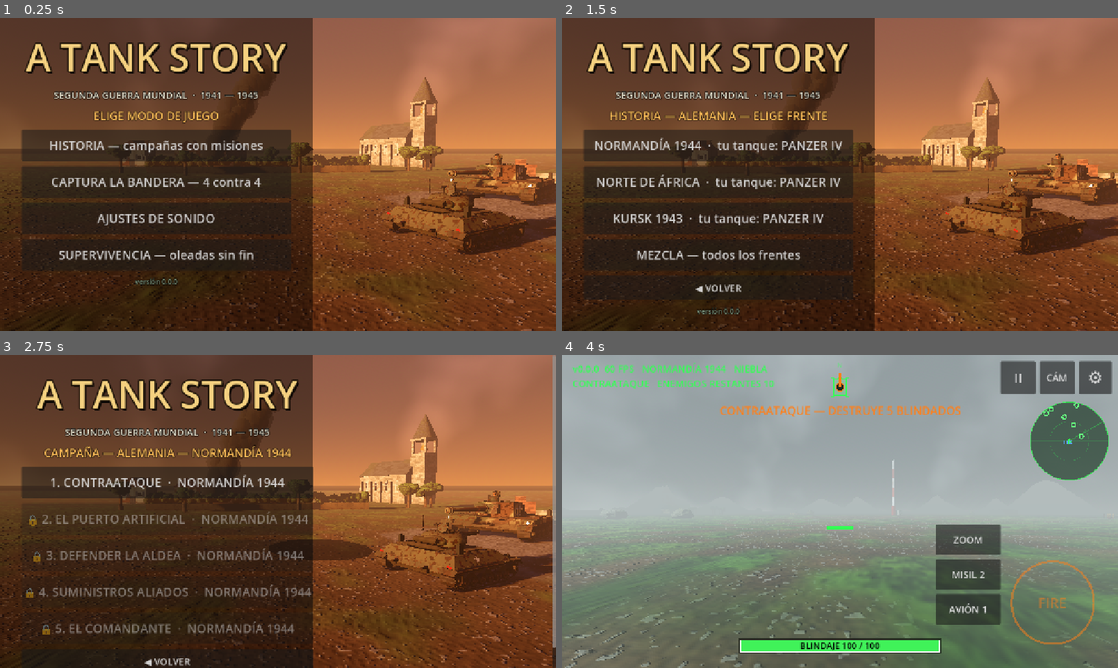
Above: before the commit, frames 1-4 (two rows, left to right).
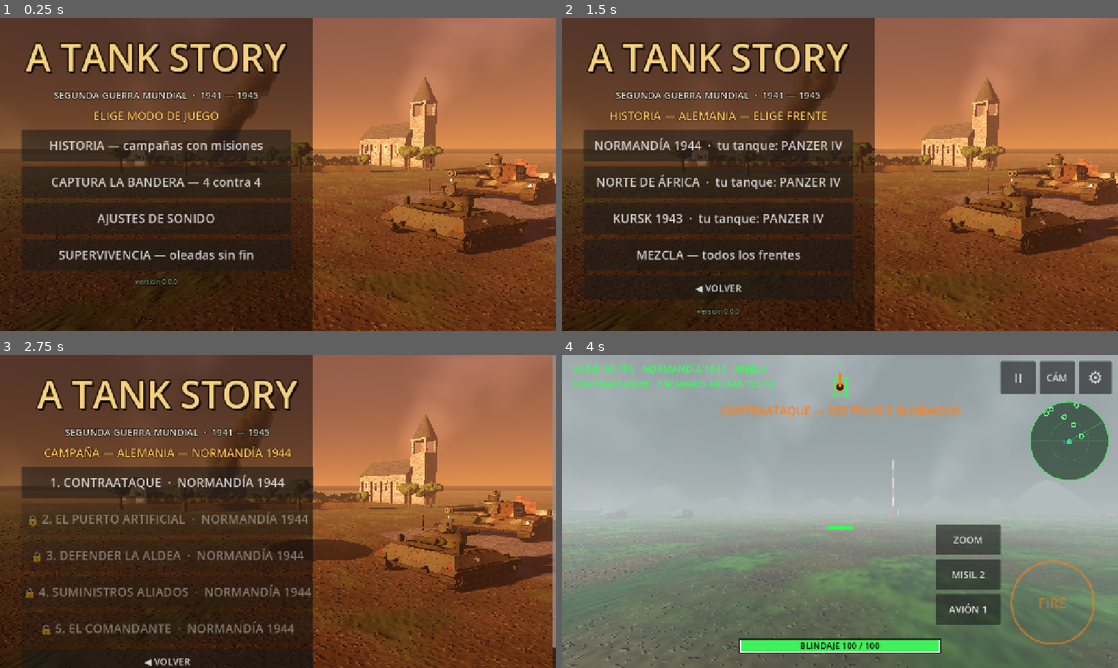
Above: after the commit, the same moments.

Repository: pabloprietorecio-afk/Tank-Ahead
Game: Godot game, scene res://levels/main_menu.tscn
Same seed, same stepped clock (60 frames per second), same inputs: the game is played once before the commit and once after it. Sound files missing from this copy of the repository are replaced by a short silence.
Inputs:
- Up to frame 1 (0.25 s): no input
- Up to frame 2 (1.5 s): click "HISTORIA — campañas con misio…" at 0.5 s; click "ALEMANIA — Wehrmacht" at 1.25 s
- Up to frame 3 (2.75 s): click "NORMANDÍA 1944 · tu tanque: P…" at 2 s
- Up to frame 4 (4 s): click "1. CONTRAATAQUE · NORMANDÍA 1…" at 2.75 s; click "▶ COMENZAR" at 3.5 s

The runs differ from the first frame. In frame 1, 3.1% of the frame differs, in the area x 0-100%, y 27-100%; in frame 2, 2.9%; in frame 3, 2.7%; in frame 4, 1.5%.

Commit message:
Ajustes tras revisar capturas: ladrillo, follaje, tejados, laderas, desgaste
Co-Authored-By: Claude <noreply@anthropic.com>
Claude-Session: https://claude.ai/code/session_01Fzr3mW6JDWw9rXzqnsi7Lz

Diff:
--- a/entities/props/prop_factory.gd
+++ b/entities/props/prop_factory.gd
@@ -57,7 +57,7 @@
 	var walls := VectorMaterials.make_box(size, plaster if plastered else BRICK, 9 if plastered else 2, 1.2)
 	walls.position.y = size.y * 0.5
 	prop.add_child(walls)
-	var plinth := VectorMaterials.make_box(Vector3(size.x + 0.14, 0.55, size.z + 0.14), Color(0.48, 0.46, 0.42), 2, 1.4)
+	var plinth := VectorMaterials.make_box(Vector3(size.x + 0.14, 0.55, size.z + 0.14), Color(0.48, 0.46, 0.42), 2, 2.0)
 	plinth.position.y = 0.275
 	prop.add_child(plinth)
 	var roof_color: Color = ROOF if randf() < 0.7 else Color(0.27, 0.28, 0.31)
@@ -305,7 +305,7 @@
 	var walls := VectorMaterials.make_box(size, Color(0.42, 0.3, 0.18), 11, 1.6)
 	walls.position.y = size.y * 0.5
 	prop.add_child(walls)
-	var roof := VectorMaterials.make_outlined(_roof, Color(0.3, 0.3, 0.28), Color(0.2, 0.2, 0.18), 6, 0.5)
+	var roof := VectorMaterials.make_outlined(_roof, Color(0.36, 0.33, 0.28), Color(0.2, 0.18, 0.15), 5, 0.6)
 	roof.scale = Vector3(size.x * 1.18, size.y * 0.7, size.z * 1.12)
 	roof.position.y = size.y + size.y * 0.35
 	prop.add_child(roof)
--- a/entities/tank/tank_model.gd
+++ b/entities/tank/tank_model.gd
@@ -620,8 +620,8 @@
 			_marking(side_height * 0.8)
 	# Sobre la cubierta trasera, entre las rejillas.
 	var rear_top: float = _rear - (0.5 * k if stats.sloped else 0.15 * k)
-	var free: float = rear_top - (_turret_pos.z + _turret_size.z * 0.55)
-	if free > 0.55 * k and not stats.casemate:
+	var free: float = rear_top - (_turret_pos.z + _turret_size.z * 0.5 + (0.42 * k if stats.nation == "DE" else 0.2 * k))
+	if free > 0.5 * k and not stats.casemate:
 		g.at(Vector3(0.0, deck + 0.012 * k, rear_top - free * 0.5), Vector3(-PI * 0.5, 0.0, 0.0))
 		_marking(minf(minf(free * 0.85, _top_half * 0.6), 0.9 * k))
 
@@ -744,7 +744,7 @@
 			_p(PAINT_DARK, MeshKit.ARMOR)
 			g.at(hatch + Vector3(0.0, (0.5 if stats.has_dome else 0.26) * k, 0.27 * k), Vector3(deg_to_rad(80.0), 0.0, 0.0))
 			g.tube(0.24 * k, 0.24 * k, 0.03 * k, 10)
-		# Asideros para la infantería (soviéticos) o eslabones de repuesto (alemanes pesados).
+		# Asideros para la infantería que viajaba sobre los carros soviéticos.
 		var side_mid: float = (_side_r.x + _side_r.y) * 0.5 * ts.x
 		if stats.nation == "SU":
 			_p(DARK_METAL, MeshKit.STEEL)
@@ -752,12 +752,6 @@
 				_tube_z(Vector3(side * (side_mid + 0.06 * k), 0.0, ts.z * 0.05), 0.014 * k, ts.z * 0.4, 4)
 				for end in [-1.0, 1.0]:
 					_tube_x(Vector3(side * (side_mid + 0.02 * k), 0.0, ts.z * 0.05 + end * ts.z * 0.2), 0.014 * k, 0.1 * k, 4)
-		elif stats.nation == "DE" and k >= 1.3:
-			_p(TRACK_METAL, MeshKit.STEEL)
-			for side in [-1.0, 1.0]:
-				for i in 4:
-					g.at(Vector3(side * (side_mid + 0.03 * k), -h * 0.2, ts.z * (-0.12 + i * 0.09)))
-					g.box(Vector3(0.05 * k, 0.3 * k, 0.15 * k))
 		if stats.nation == "US":
 			_roof_mg(Vector3(-ts.x * roof_r * 0.2, roof, ts.z * roof_r * 0.5))
 		_turret_markings()
@@ -838,8 +832,8 @@
 	# Auriculares.
 	_p(Color(0.08, 0.08, 0.08), MeshKit.MATTE)
 	for side in [-1.0, 1.0]:
-		g.at(base + Vector3(side * 0.11 * k, 0.58 * k, 0.0))
-		g.box(Vector3(0.03 * k, 0.07 * k, 0.07 * k))
+		g.at(base + Vector3(side * 0.105 * k, 0.59 * k, 0.015 * k))
+		g.box(Vector3(0.025 * k, 0.05 * k, 0.05 * k))
 
 
 ## Ametralladora pesada sobre afuste en el techo (carros americanos).
@@ -894,8 +888,8 @@
 		_p(PAINT_DARK, MeshKit.CAST)
 		var sleeve: float = minf(0.3 * k, length * 0.14)
 		var profile := PackedVector2Array([
-			Vector2(radius * 2.1, 0.03 * k), Vector2(radius * 2.1, sleeve), Vector2(radius * 1.6, sleeve + 0.04 * k),
-			Vector2(radius * 1.6, maxf(length * 0.26, sleeve + 0.08 * k)), Vector2(radius * 1.25, maxf(length * 0.3, sleeve + 0.12 * k)),
+			Vector2(radius * 1.8, 0.03 * k), Vector2(radius * 1.8, sleeve), Vector2(radius * 1.4, sleeve + 0.04 * k),
+			Vector2(radius * 1.4, maxf(length * 0.26, sleeve + 0.08 * k)), Vector2(radius * 1.15, maxf(length * 0.3, sleeve + 0.12 * k)),
 		])
 		if stats.muzzle_brake:
 			var m: float = length
--- a/shaders/armor.gdshader
+++ b/shaders/armor.gdshader
@@ -77,8 +77,9 @@
 			col = mix(col, col * 0.7, bolt * 0.5);
 		}
 		// Desconchones: más cerca de los cantos.
-		float chip = smoothstep(0.68, 0.76, fine.r + rim * 0.3 * wear + (wear - 0.6) * 0.2);
-		vec3 steel = mix(vec3(0.09, 0.07, 0.06), vec3(0.3, 0.14, 0.06), fine.a);
+		float chip_n = noise4(q * 24.0 + 7.0).r * 0.6 + fine.r * 0.4;
+		float chip = smoothstep(0.74, 0.8, chip_n + rim * 0.22 * wear + (wear - 0.6) * 0.15);
+		vec3 steel = mix(vec3(0.07, 0.06, 0.055), vec3(0.2, 0.1, 0.05), fine.a * 0.7);
 		col = mix(col, steel, chip * 0.85);
 		metal = mix(metal, 0.6, chip);
 		h -= chip * 0.0015 * s;
--- a/shaders/grid_ground.gdshader
+++ b/shaders/grid_ground.gdshader
@@ -43,8 +43,8 @@
 	turf = mix(turf, turf * vec3(1.15, 1.1, 0.75), smoothstep(0.7, 0.9, fine.b) * 0.5 * near);
 	// Tierra: terrones y piedrecillas.
 	vec3 soil = dirt * (0.7 + mid.a * 0.35 + (micro.r - 0.5) * 0.3 * near);
-	float pebble = smoothstep(0.78, 0.86, micro.g) * near;
-	soil = mix(soil, gravel * 1.15, pebble * 0.7);
+	float pebble = smoothstep(0.8, 0.92, noise4(p * 19.0 + 5.0).g) * near;
+	soil = mix(soil, gravel * 0.95, pebble * 0.45);
 	// Grava.
 	vec3 stones = gravel * (0.65 + fine.g * 0.4 + micro.b * 0.3 * near);
 
@@ -67,7 +67,7 @@
 	// Lluvia: todo más oscuro y charcos brillantes en las zonas de tierra y en las rodadas.
 	if (wet > 0.0) {
 		float puddle = smoothstep(0.52, 0.6, noise4(p * 0.09 + 9.0).a * 0.7 + bare * 0.3 + rut * 0.2) * wet;
-		color *= 1.0 - wet * 0.3;
+		color *= 1.0 - wet * 0.12;
 		color = mix(color, color * 0.45 + vec3(0.02, 0.025, 0.03), puddle);
 		rough = mix(mix(rough, 0.6, wet * 0.6), 0.06, puddle);
 		h *= 1.0 - puddle;
--- a/shaders/surface_box.gdshader
+++ b/shaders/surface_box.gdshader
@@ -111,10 +111,10 @@
 			color *= 0.8 + fine.r * 0.25;
 		} else {
 			vec2 f;
-			vec2 b = bricks(uv, ps * 0.25, ps * 0.5, f);
+			vec2 b = bricks(uv, ps * 0.14, ps * 0.34, f);
 			vec3 piece = painted * (0.72 + b.y * 0.5) * mix(vec3(1.0), vec3(1.12, 0.9, 0.82), fract(b.y * 7.3) * 0.5);
 			piece *= 0.85 + fine.r * 0.3;
-			vec3 mortar = mix(painted, vec3(0.5, 0.48, 0.44), 0.65) * (0.8 + fine.g * 0.3);
+			vec3 mortar = mix(painted, vec3(0.5, 0.48, 0.44), 0.5) * (0.62 + fine.g * 0.25);
 			color = mix(piece * (0.85 + grime * 0.3), mortar, b.x);
 			h = (1.0 - b.x) * (0.012 + fine.r * 0.006 + b.y * 0.004);
 			rough = 0.94;
@@ -167,10 +167,12 @@
 		float frame = smoothstep(0.76, 0.8, border);
 		float cross_bar = max(1.0 - smoothstep(0.04, 0.07, abs(p.x)), 1.0 - smoothstep(0.04, 0.07, abs(p.y - 0.15)));
 		float wood = max(frame, cross_bar);
-		float lit = step(0.55, node_seed) * step(fract(node_seed * 13.0), 0.8);
+		float lit = step(0.66, node_seed);
 		vec3 glass_color = mix(vec3(0.02, 0.03, 0.045), base_color * 0.6, p.y * 0.5 + 0.5);
+		// Visillos tras el cristal de las ventanas iluminadas.
+		glass_color = mix(glass_color, vec3(0.5, 0.36, 0.2) * (0.7 + 0.3 * sin(uv.x * 40.0)), lit * 0.8);
 		color = mix(glass_color, vec3(0.78, 0.76, 0.7) * (0.8 + fine.r * 0.25), wood);
-		emission = (1.0 - wood) * lit * vec3(1.0, 0.7, 0.35) * 0.8;
+		emission = (1.0 - wood) * lit * vec3(1.0, 0.7, 0.35) * 0.3;
 		rough = mix(0.1, 0.8, wood);
 		h = wood * 0.03;
 	} else if (pattern == 8) {
@@ -194,10 +196,11 @@
 		} else {
 			float patch_n = noise4(uv * 0.35 + node_seed * 20.0).r * 0.6 + noise4(uv * 1.1 + 3.0).g * 0.4;
 			float low = 1.0 - smoothstep(-face_half.y, -face_half.y + 1.6, uv.y);
-			float fallen = smoothstep(0.6, 0.66, patch_n + low * 0.18);
+			float fallen = smoothstep(0.66, 0.71, patch_n + low * 0.16);
 			vec2 f;
-			vec2 b = bricks(uv, ps * 0.2, ps * 0.42, f);
-			vec3 under = mix(vec3(0.42, 0.22, 0.15), vec3(0.5, 0.46, 0.4), b.x) * (0.75 + b.y * 0.4);
+			vec2 b = bricks(uv, ps * 0.1, ps * 0.25, f);
+			vec3 under_base = mix(vec3(0.42, 0.22, 0.15), painted * 0.5, 0.45);
+			vec3 under = mix(under_base, vec3(0.42, 0.39, 0.34), b.x) * (0.75 + b.y * 0.4);
 			float crack = (1.0 - smoothstep(0.0, 0.03, abs(noise4(uv * 0.6 + 11.0).b - 0.5))) * step(0.5, noise4(uv * 0.2 + 2.0).a);
 			vec3 plaster = painted * (0.86 + grime * 0.24) * (1.0 - crack * 0.4);
 			float streak = smoothstep(0.55, 0.9, noise4(vec2(uv.x * 2.0, uv.y * 0.12 + 1.0)).b) * smoothstep(-face_half.y, face_half.y, uv.y);
--- a/shaders/textured_fill.gdshader
+++ b/shaders/textured_fill.gdshader
@@ -67,13 +67,14 @@
 		color = mix(painted * shade, detail_color, clamp(d, 0.0, 1.0));
 	} else if (pattern == 2) {
 		// Follaje: racimos de hojas claros y huecos oscuros.
-		vec2 leaf_uv = vec2(around * 3.0, p.y * 7.0) + p.xz * 3.0;
+		vec2 leaf_uv = p.xz * 2.6 + vec2(p.y * 2.3, p.y * 3.1);
 		vec4 clump = noise4(leaf_uv);
-		float leaves = noise4(leaf_uv * 4.0 + 5.0).g;
-		float depth = smoothstep(0.3, 0.75, clump.r * 0.6 + leaves * 0.4);
+		vec2 turned = vec2(leaf_uv.x * 0.8 - leaf_uv.y * 0.6, leaf_uv.x * 0.6 + leaf_uv.y * 0.8);
+		float leaves = noise4(turned * 2.7 + 5.0).g * 0.55 + noise4(leaf_uv * 4.3 + 9.0).b * 0.45;
+		float depth = smoothstep(0.25, 0.7, clump.r * 0.6 + leaves * 0.4);
 		float height_light = 0.6 + clamp(lp.y + 0.5, 0.0, 1.0) * 0.55;
-		color = mix(painted * 0.45, mix(painted, detail_color, clump.b), depth) * height_light;
-		color = mix(color, color * vec3(1.25, 1.2, 0.8), smoothstep(0.7, 0.9, leaves) * 0.5);
+		color = mix(painted * 0.55, mix(painted, detail_color, clump.b), depth) * height_light;
+		color = mix(color, color * vec3(1.25, 1.2, 0.8), smoothstep(0.55, 0.85, leaves) * 0.4);
 		// Tono distinto en cada árbol.
 		color *= mix(vec3(0.9, 0.95, 0.9), vec3(1.12, 1.05, 0.9), node_seed);
 		h = depth * 0.06 + leaves * 0.03;
@@ -106,9 +107,9 @@
 		metal = max(metal, 0.45) * (1.0 - rust * 0.6);
 		rough = mix(0.5, 0.9, rust);
 	} else if (pattern == 5) {
-		if (abs(n.z) > 0.7 && abs(n.y) < 0.1) {
+		if (abs(n.y) < 0.1) {
 			// Hastial: tablas verticales oscuras.
-			float boards = groove(p.x * 6.0, 0.06);
+			float boards = groove((abs(n.x) > abs(n.z) ? p.z : p.x) * 6.0, 0.06);
 			color = detail_color * 2.2 * (0.8 + fine.r * 0.3) * (1.0 - boards * 0.5);
 			h = -boards * 0.01;
 		} else {
@@ -121,8 +122,8 @@
 			float lod = clamp(1.2 - fwidth(cols) * 2.0, 0.0, 1.0);
 			float id = hash(vec2(floor(cols), row));
 			float curve = sin(fx * 3.14159);
-			float lap = 1.0 - smoothstep(0.0, 0.14, fy);
-			color = painted * (0.72 + id * 0.45) * (0.7 + curve * 0.35 * lod);
+			float lap = 1.0 - smoothstep(0.0, 0.2, fy);
+			color = painted * (0.72 + id * 0.45) * (0.7 + curve * 0.35 * lod) * (0.78 + fy * 0.3);
 			color = mix(color, detail_color, lap * 0.7 * lod);
 			float moss = smoothstep(0.6, 0.75, noise4(p.zy * 1.5 + node_seed * 9.0).r);
 			color = mix(color, vec3(0.2, 0.24, 0.1), moss * 0.35);
@@ -136,11 +137,12 @@
 		h = fibre * 0.012 - bands * 0.008;
 	} else if (pattern == 7) {
 		// Ladera: vegetación en lo llano, roca estratificada en lo escarpado.
-		float steep = 1.0 - smoothstep(0.55, 0.85, n.y + (nz.r - 0.5) * 0.25);
+		float broad = noise4(lp.xz * 0.045 + 3.0).r * 0.6 + noise4(lp.xz * 0.13 + 8.0).g * 0.4;
+		float steep = 1.0 - smoothstep(0.76, 0.93, n.y + (nz.r - 0.5) * 0.14 + (broad - 0.5) * 0.16);
 		float strata = groove(p.y * 2.2 + nz.g * 1.2, 0.08);
 		vec3 rock = detail_color * 1.9 * (0.75 + nz.b * 0.4);
 		rock = mix(rock, rock * 0.55, strata);
-		vec3 veg = painted * (0.75 + nz.r * 0.35 + fine.r * 0.15);
+		vec3 veg = painted * (0.5 + broad * 0.7 + nz.r * 0.2 + fine.r * 0.1);
 		veg = mix(veg, veg * vec3(1.15, 1.05, 0.7), smoothstep(0.55, 0.8, nz.a));
 		color = mix(veg, rock, steep);
 		h = steep * (nz.b * 0.6 - strata * 0.3) + fine.g * 0.08;
